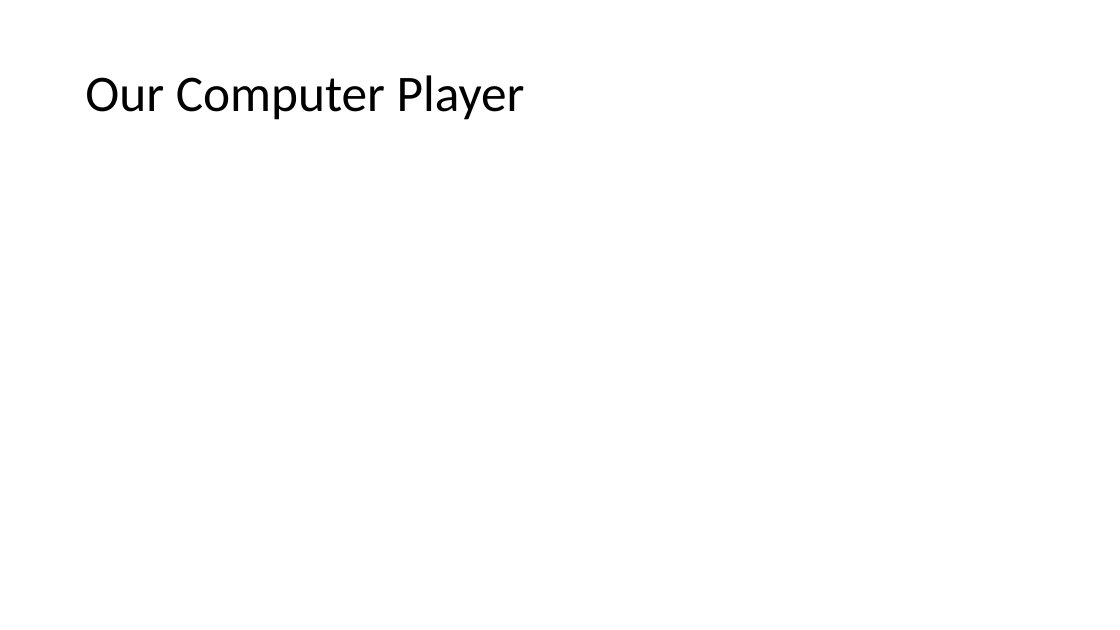
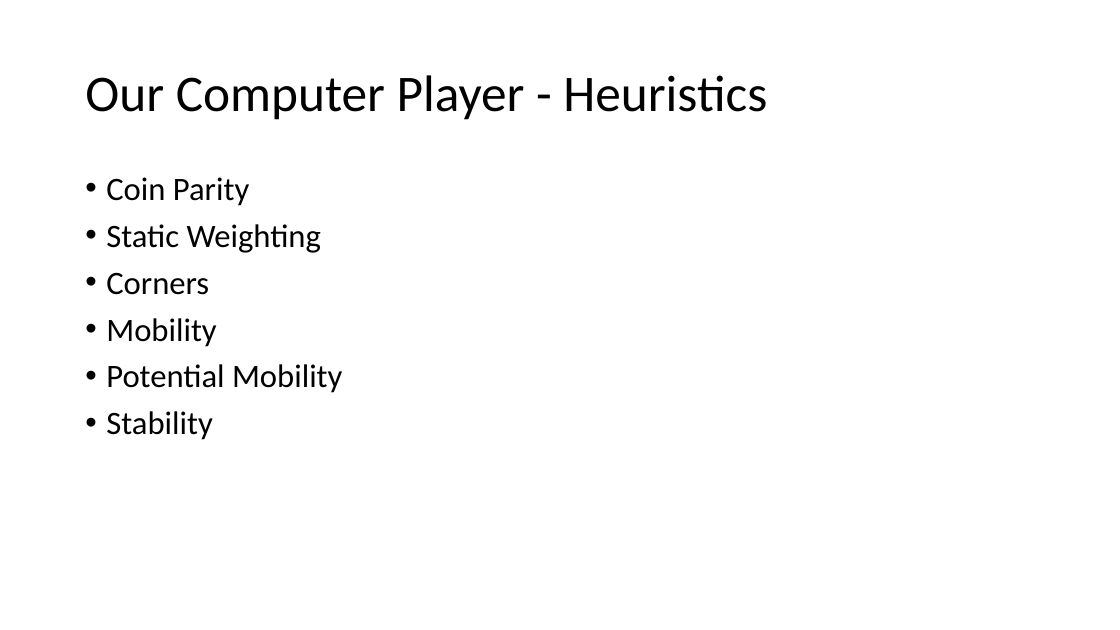
Before and after one commit to SaraGhlm/Othello, a slide deck: slide 5 of Presentations/Othello.pptx (slide 3 before the commit). Drawn at 1120x630 pixels with LibreOffice and Linux fonts; fonts in the diff are those of the drawing. Boxes give left, top, right and bottom in pixels: in the first picture for what was removed or moved away, otherwise in the second. Text is boxed around its words. In the diff, an @@ line names an element or a change of style, - is before the commit and + after.

```diff
--- a/Presentations/Othello.pptx
+++ b/Presentations/Othello.pptx
@@ title at [85, 75, 767, 120]: text changed @@
-Our Computer Player
+Our Computer Player - Heuristics
@@ text added at [106, 177, 342, 440], 28 pt, text #000000 @@
+• Coin Parity
+• Static Weighting
+• Corners
+• Mobility
+• Potential Mobility
+• Stability
```
Also in this commit, not shown: 1 other slide changed, 8 slides added, 1 slide removed.
